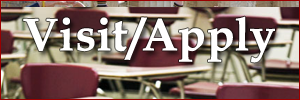
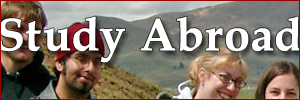
Revision of a layered 300px x 100px image; what changed, layer by layer:
renamed "Visit/Apply" to "Study Abroad", painted on it over [1, 16, 299, 63]
added layer "Layer 9" above "Layer 8" over [1, 1, 299, 99]
added layer "Layer 8" above "Layer 7" over [1, 1, 299, 99]
added layer "Layer 7" above "Layer 6" over [1, 1, 299, 99]
